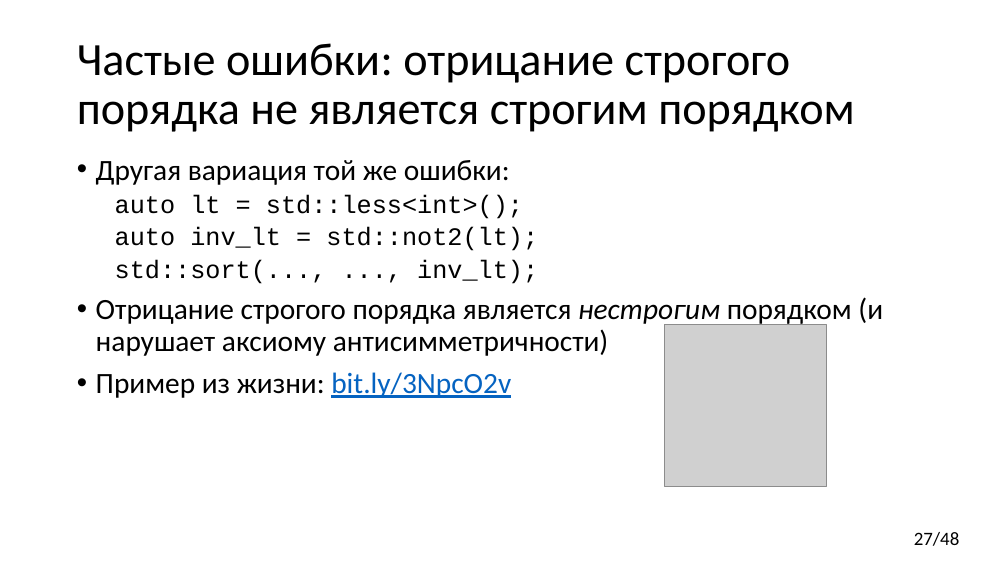
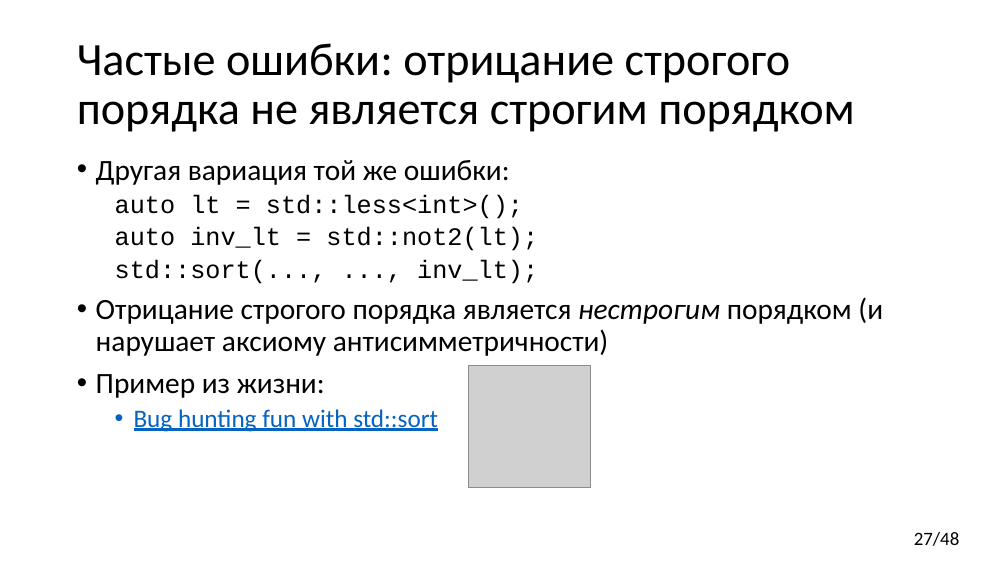
Before and after one commit to yugr/CppRussia, a slide deck: slide 27 of 2023/RU.pptx. Drawn at 1008x567 pixels with LibreOffice and Linux fonts; fonts in the diff are those of the drawing; grey boxes stand for pictures. Boxes give left, top, right and bottom in pixels: in the first picture for what was removed or moved away, otherwise in the second. Text is boxed around its words. In the diff, an @@ line names an element or a change of style, - is before the commit and + after.

```diff
--- a/2023/RU.pptx
+++ b/2023/RU.pptx
@@ text at (x1=96, y1=374, x2=438, y2=432): text changed; size 28 to 24 pt; text colour #000000 to #0563C1 @@
-• Пример из жизни: bit.ly/3NpcO2v
+• Пример из жизни:
+  • Bug hunting fun with std::sort
@@ picture resized from (x1=665, y1=324, x2=827, y2=486) to (x1=469, y1=366, x2=591, y2=488) @@
```
Also in this commit, not shown: 4 other slides changed.
